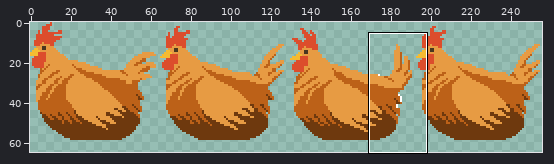
Two versions of one sprite sheet, assets/images/chicken01.png. The picture above shows the old version from afar; the outline marks the close-up.
Close-up. The starting point:
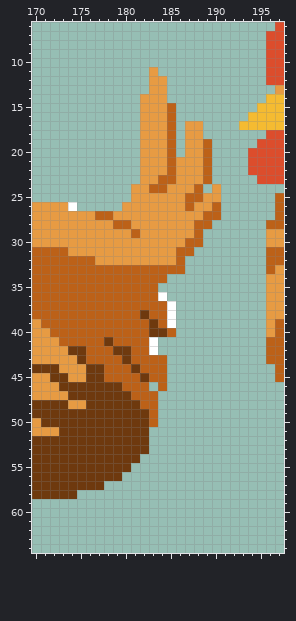
The file is 256x256 pixels. Shown: x 170..197, y 6..64. The wide view leaves out empty margins. The commit also changed other parts of the picture, which this record leaves out.
Now the later version:
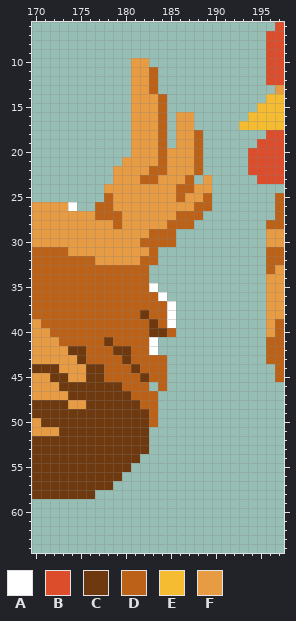
Palette (. is transparent): A #ffffff  B #dc4d2c  C #6e390e  D #bc6118  E #f5bb31  F #e79b43
Change:
Colour D becomes colour A in row 35 at x 183.
The author put colour C in row 57 at x 178; in row 58 at x 175 to 176.
The author put colour D in row 25 at x 178; in row 26 at x 177 to 178.
Colour F becomes colour D in rows 11 to 13 at x 183; in rows 14 to 17 at x 184; in rows 18 to 21 at x 184 and 188; in row 22 at x 183 to 184 and 188; in row 23 at x 182 to 183 and 187; in row 24 at x 186 to 187.
Colour F becomes colour D in row 25 at x 186 and 189; in row 26 at x 188 to 189; in row 27 at x 179 and 186 to 188; in row 28 at x 185 to 187; in row 29 at x 183 to 185; in row 30 at x 182 to 185.
Colour F becomes colour D in row 31 at x 183; in row 32 at x 182 to 183.
The author put colour F in rows 10 to 13 at x 181 to 182; in rows 14 to 15 at x 181; in row 16 at x 181 and 186 to 187; in rows 17 to 20 at x 181 and 186; in row 21 at x 180 to 181; in rows 22 to 23 at x 179 to 181.
The author put colour F in row 24 at x 178 to 180 and 189; in row 25 at x 179 to 180; in row 26 at x 179.
Colour D becomes colour F in rows 20 to 22 at x 185; in row 23 at x 184 to 185 and 189; in row 24 at x 183 to 184 and 188; in row 25 at x 187 to 188; in row 26 at x 187; in row 28 at x 180.
Colour D becomes colour F in row 29 at x 181.
Colour D is gone in rows 15 to 18 at x 185; in row 19 at x 185 and 189; in rows 20 to 22 at x 189; in row 26 at x 190; in row 27 at x 189 to 190; in row 28 at x 188 to 189.
Colour D is gone in row 29 at x 188; in row 30 at x 187 to 188; in row 31 at x 186 to 187; in row 32 at x 186; in row 33 at x 183 to 186; in row 34 at x 183 to 184.
Colour F is gone in rows 12 to 13 at x 184; in row 17 at x 188; in row 23 at x 188; in rows 24 to 25 at x 190; in row 29 at x 186 to 187; in row 30 at x 186.
Colour F is gone in rows 31 to 32 at x 184 to 185.
Pixel boxes of the changes (left, top, right, bottom) in both close-ups:
changed: (95, 58, 221, 292)
added: (77, 481, 113, 499)
